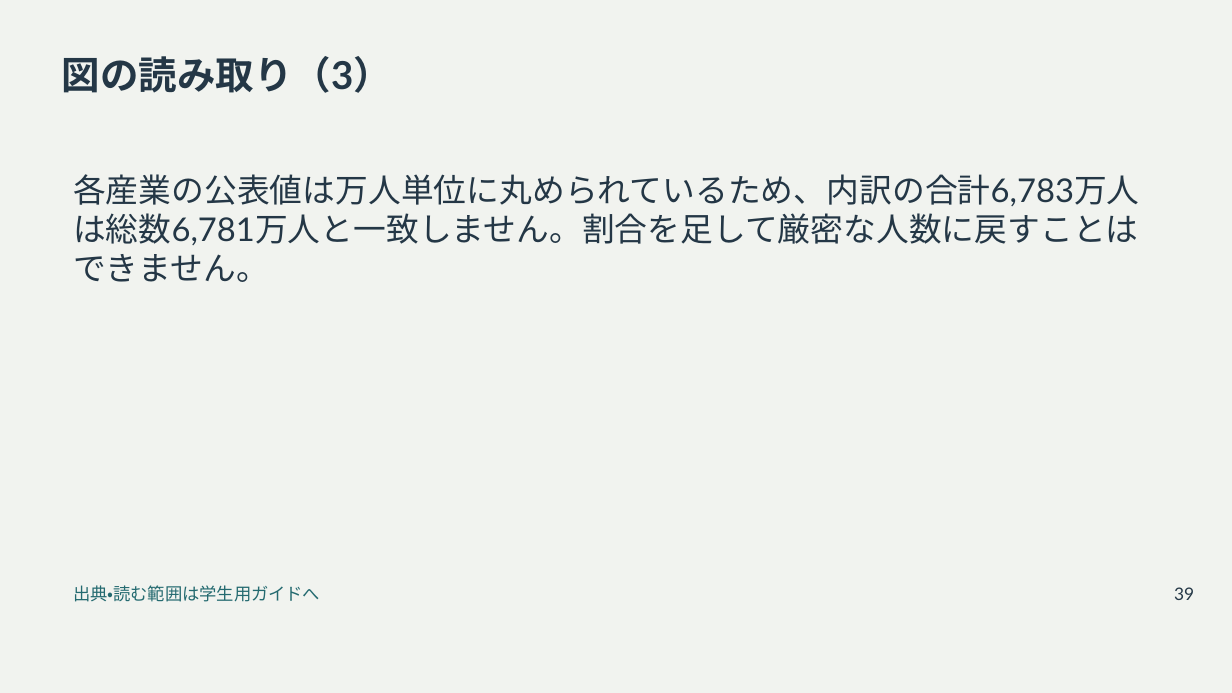
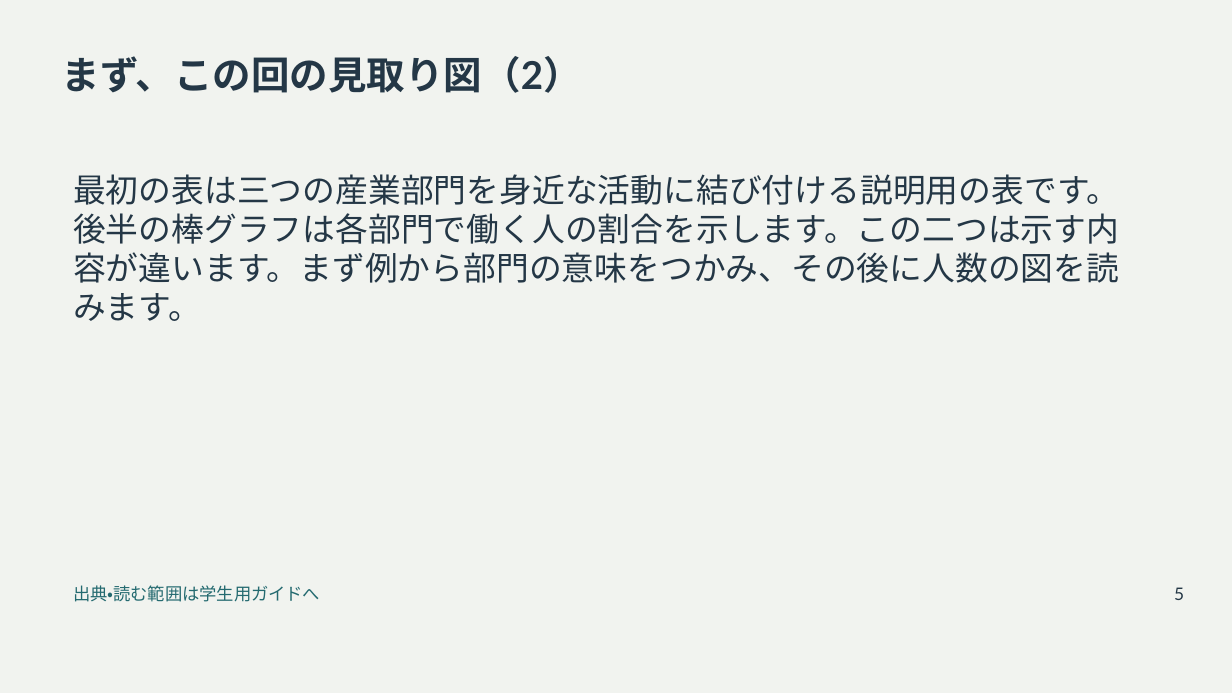
Before and after one commit to zooc-14calbp/industrial-education-ii, a slide deck: slide 5 of reorganized/20261105/main/01/slides.pptx (slide 39 before the commit). Drawn at 1232x693 pixels with LibreOffice and Linux fonts; fonts in the diff are those of the drawing. Boxes give left, top, right and bottom in pixels: in the first picture for what was removed or moved away, otherwise in the second. Text is boxed around its words. In the diff, an @@ line names an element or a change of style, - is before the commit and + after.

```diff
--- a/reorganized/20261105/main/01/slides.pptx
+++ b/reorganized/20261105/main/01/slides.pptx
@@ title at bbox=[62, 56, 582, 93]: text changed @@
-図の読み取り（3）
+まず、この回の見取り図（2）
@@ text at bbox=[73, 174, 1119, 321]: text changed @@
-各産業の公表値は万人単位に丸められているため、内訳の合計6,783万人は総数6,781万人と一致しません。割合を足して厳密な人数に戻すことはできません。
+最初の表は三つの産業部門を身近な活動に結び付ける説明用の表です。後半の棒グラフは各部門で働く人の割合を示します。この二つは示す内容が違います。まず例から部門の意味をつかみ、その後に人数の図を読みます。
@@ text at bbox=[1174, 587, 1184, 600]: text changed @@
-39
+5
```
Also in this commit, not shown: 46 other slides changed, 5 slides added, 18 other files.
